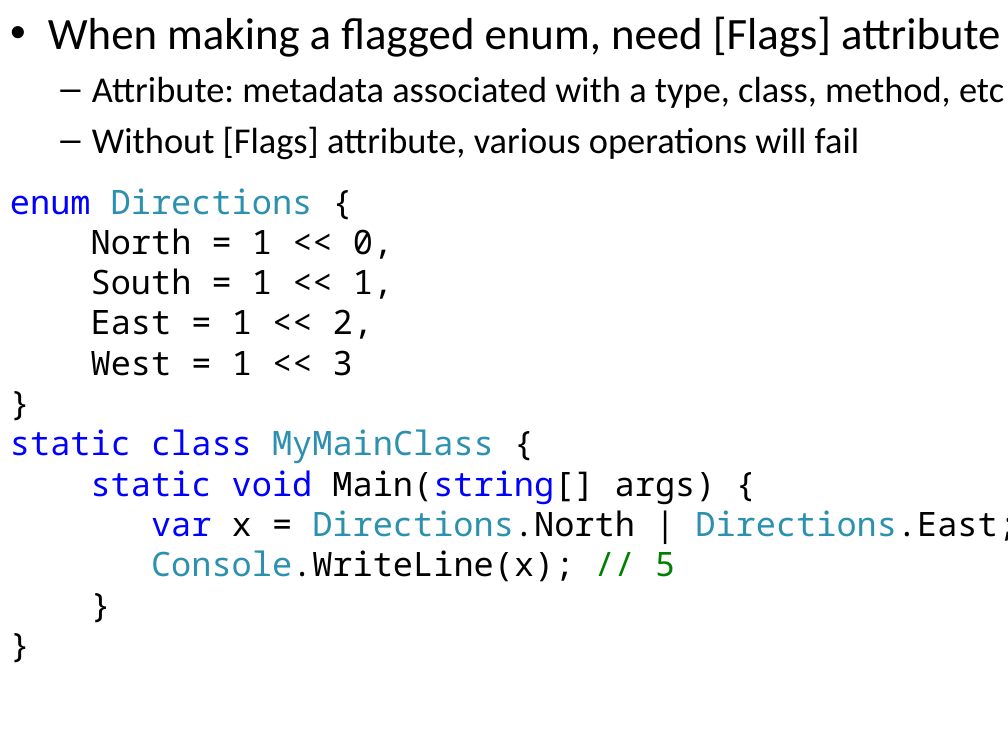
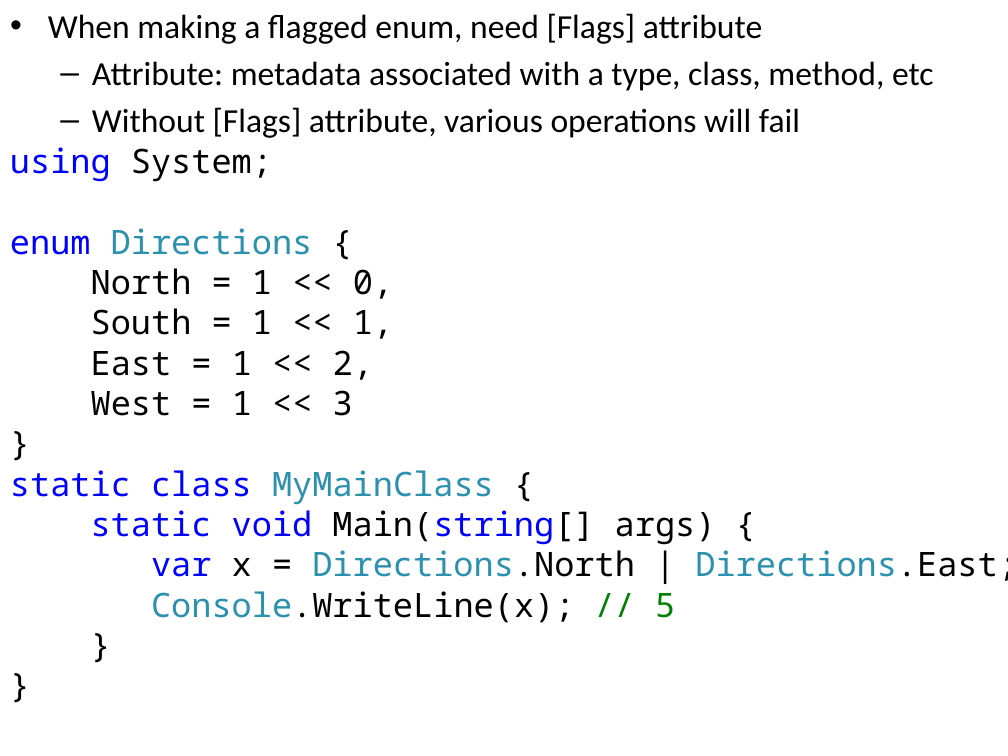
Before and after one commit to iap-csharp/iap-csharp.github.com, a slide deck: slide 24 of IAP-CSharp-Lecture-4.pptx. Drawn at 1008x756 pixels with LibreOffice and Linux fonts; fonts in the diff are those of the drawing. Boxes give left, top, right and bottom in pixels: in the first picture for what was removed or moved away, otherwise in the second. Text is boxed around its words. In the diff, an @@ line names an element or a change of style, - is before the commit and + after.

```diff
--- a/IAP-CSharp-Lecture-4.pptx
+++ b/IAP-CSharp-Lecture-4.pptx
@@ text "When making a flagged enum, ..." at (x1=48, y1=13, x2=934, y2=138): size 32 to 24 pt in "When making a flagged enum, need [Flags] ..."; size 26 to 24 pt in "Attribute: metadata associated with a type, class, ...", "Without [Flags] attribute, various operations will fail"; less space between paragraphs @@
@@ text at (x1=10, y1=147, x2=272, y2=182): paragraph added @@
+using System;
```
Also in this commit, not shown: 5 other slides changed, 1 other file.
